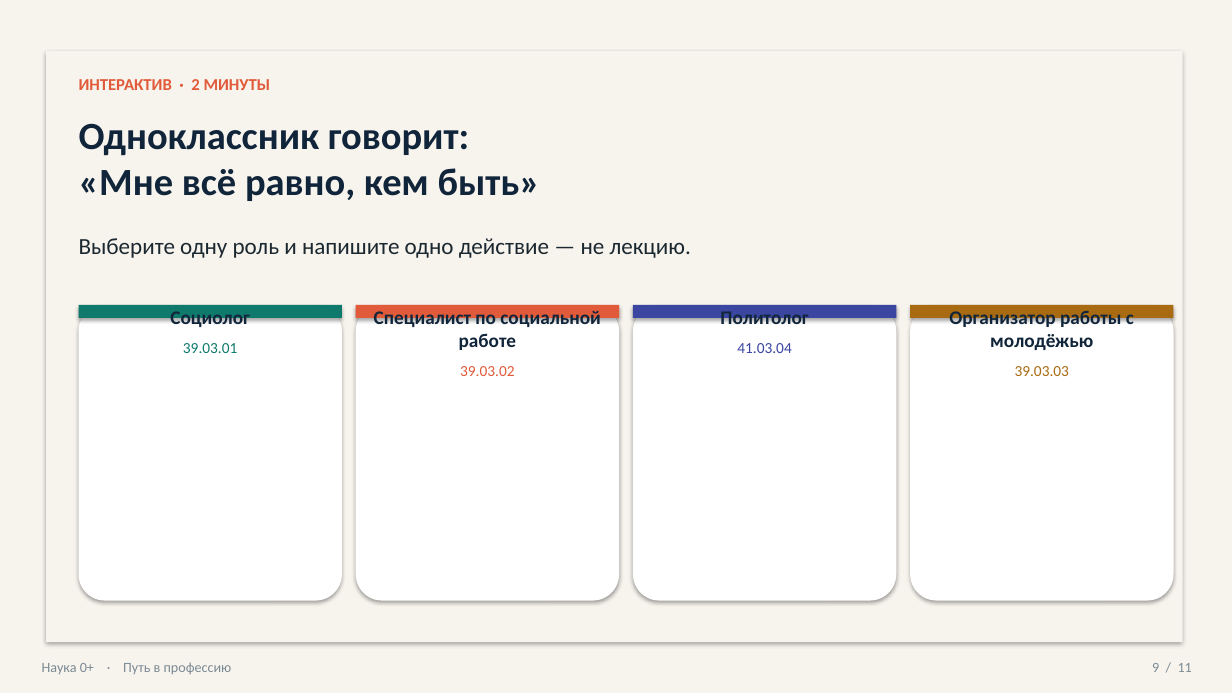
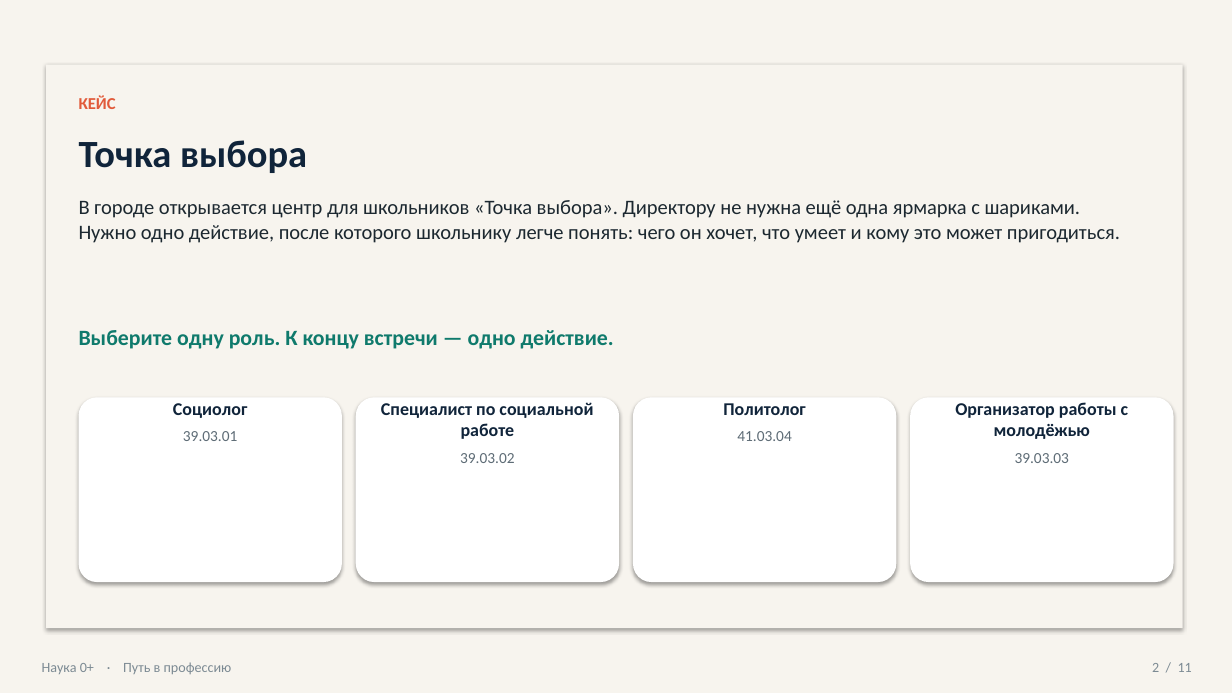
Before and after one commit to Sema917/-tourism, a slide deck: slide 2 of materials/Путь_в_профессию_презентация_20_минут.pptx (slide 9 before the commit). Drawn at 1232x693 pixels with LibreOffice and Linux fonts; fonts in the diff are those of the drawing; background and template pictures are left out. Boxes give left, top, right and bottom in pixels: in the first picture for what was removed or moved away, otherwise in the second. Text is boxed around its words. In the diff, an @@ line names an element or a change of style, - is before the commit and + after.

```diff
--- a/materials/Путь_в_профессию_презентация_20_минут.pptx
+++ b/materials/Путь_в_профессию_презентация_20_минут.pptx
@@ rectangle: place and size @@
-rectangle at box(46, 51, 1183, 642)
+rectangle at box(46, 65, 1183, 628)
@@ text removed at box(79, 79, 271, 90) @@
-ИНТЕРАКТИВ · 2 МИНУТЫ
@@ text added at box(79, 95, 116, 109), 13 pt, text #E15A3A, bold @@
+КЕЙС
@@ text removed at box(79, 123, 541, 201) @@
-Одноклассник говорит:
-«Мне всё равно, кем быть»
@@ text added at box(79, 140, 307, 173), 30 pt, text #10243A, bold @@
+Точка выбора
@@ text added at box(79, 200, 1120, 243), 16 pt, text #1C2830 @@
+В городе открывается центр для школьников «Точка выбора». Директору не нужна ещё одна ярмарка с шариками. Нужно одно действие, после которого школьнику легче понять: чего он хочет, что умеет и кому это может пригодиться.
@@ rectangle removed at box(79, 305, 342, 318) @@
@@ rectangle removed at box(356, 305, 619, 318) @@
@@ rectangle removed at box(633, 305, 897, 318) @@
@@ rectangle removed at box(910, 305, 1174, 318) @@
@@ text at box(79, 330, 614, 349): text changed; size 18 to 17 pt; text colour #1C2830 to #0F7A6C; bold on @@
-Выберите одну роль и напишите одно действие — не лекцию.
+Выберите одну роль. К концу встречи — одно действие.
@@ rounded rectangle: place and size @@
-rounded rectangle at box(79, 305, 342, 601)
+rounded rectangle at box(79, 397, 342, 582)
@@ text "Социолог": place and size @@
-text "Социолог" at box(170, 311, 250, 353)
+text "Социолог" at box(173, 403, 247, 441)
@@ text "Социолог" at box(173, 403, 247, 441): size 15 to 14 pt in "Социолог"; text colour #0F7A6C to #5E6C76 in "39.03.01"; less space between paragraphs @@
@@ rounded rectangle: place and size @@
-rounded rectangle at box(356, 305, 619, 601)
+rounded rectangle at box(356, 397, 619, 582)
@@ text "Специалист по социальной работе": place and size @@
-text "Специалист по социальной работе" at box(374, 311, 601, 376)
+text "Специалист по социальной работе" at box(381, 402, 593, 463)
@@ text "Специалист по социальной работе" at box(381, 402, 593, 463): size 15 to 14 pt in "Специалист по социальной работе"; text colour #E15A3A to #5E6C76 in "39.03.02"; less space between paragraphs @@
@@ rounded rectangle: place and size @@
-rounded rectangle at box(633, 305, 897, 601)
+rounded rectangle at box(633, 397, 897, 582)
@@ text "Политолог": place and size @@
-text "Политолог" at box(720, 311, 808, 353)
+text "Политолог" at box(723, 403, 806, 441)
@@ text "Политолог" at box(723, 403, 806, 441): size 15 to 14 pt in "Политолог"; text colour #3A46A0 to #5E6C76 in "41.03.04"; less space between paragraphs @@
@@ rounded rectangle: place and size @@
-rounded rectangle at box(910, 305, 1174, 601)
+rounded rectangle at box(910, 397, 1174, 582)
@@ text "Организатор работы с молодёжью": place and size @@
-text "Организатор работы с молодёжью" at box(949, 311, 1134, 376)
+text "Организатор работы с молодёжью" at box(955, 402, 1129, 463)
@@ text "Организатор работы с молодёжью" at box(955, 402, 1129, 463): size 15 to 14 pt in "Организатор работы с молодёжью"; text colour #A86B12 to #5E6C76 in "39.03.03"; less space between paragraphs @@
@@ text at box(1152, 663, 1192, 672): text changed @@
-9 / 11
+2 / 11
```
Also in this commit, not shown: 6 other slides changed, 4 slides added, 4 slides removed, 9 other files.
